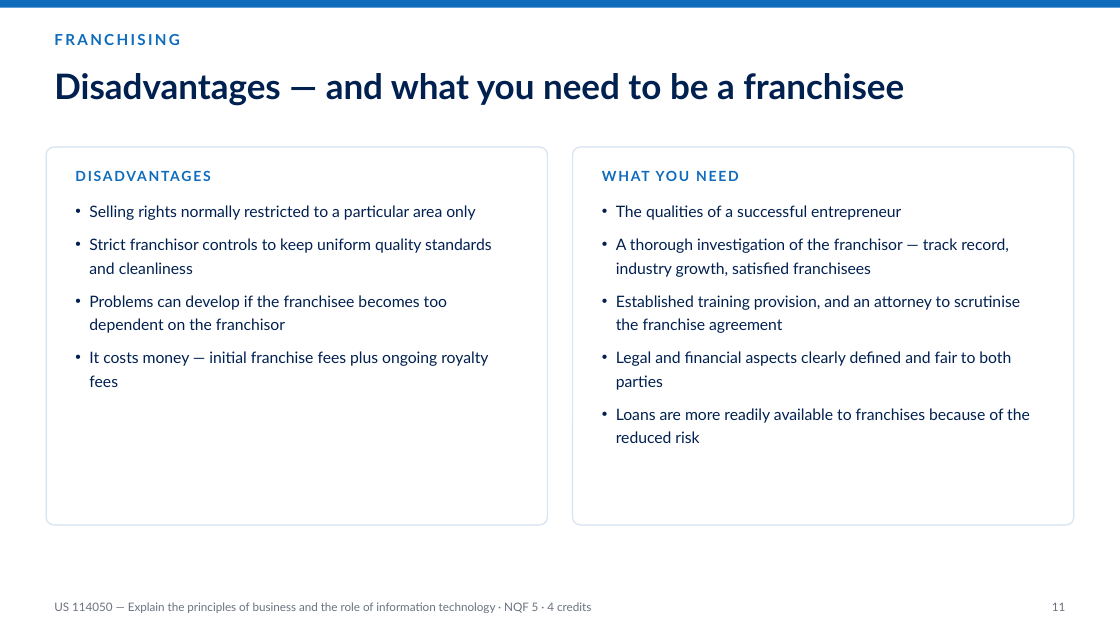
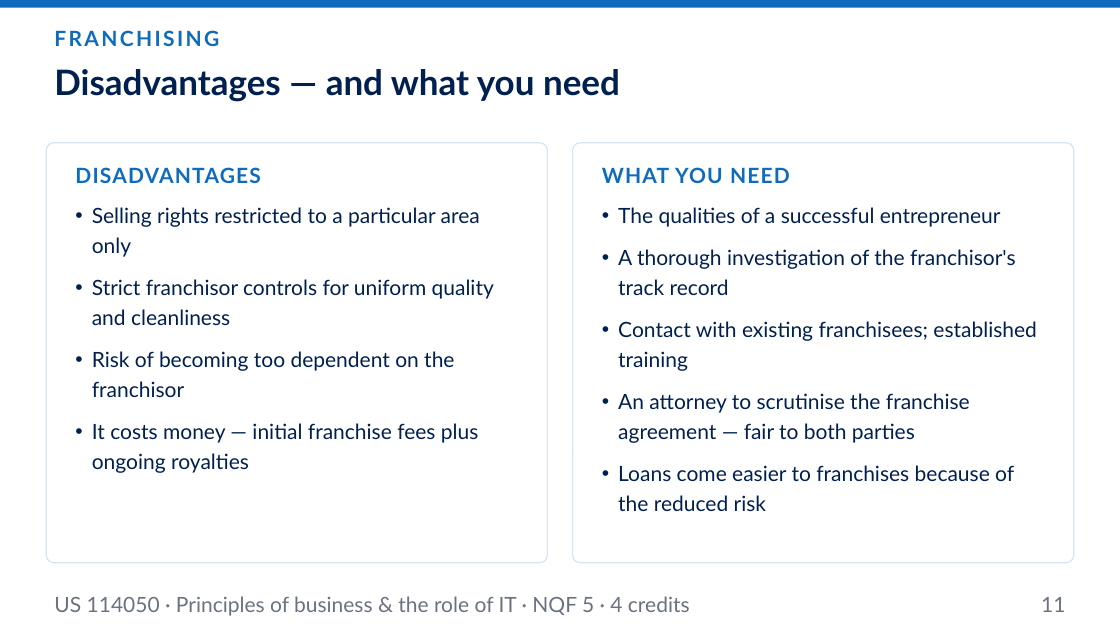
Before and after one commit to andrekyle/ITsystemsupport, a slide deck: slide 11 of public/downloads/US-114050-Principles-of-Business.pptx. Drawn at 1120x630 pixels with LibreOffice and Linux fonts; fonts in the diff are those of the drawing. Boxes give left, top, right and bottom in pixels: in the first picture for what was removed or moved away, otherwise in the second. Text is boxed around its words. In the diff, an @@ line names an element or a change of style, - is before the commit and + after.

```diff
--- a/public/downloads/US-114050-Principles-of-Business.pptx
+++ b/public/downloads/US-114050-Principles-of-Business.pptx
@@ text "FRANCHISING" at (x1=54, y1=30, x2=219, y2=46): size 13 to 18 pt @@
@@ text at (x1=54, y1=69, x2=620, y2=102): text changed @@
-Disadvantages — and what you need to be a franchisee
+Disadvantages — and what you need
@@ rounded rectangle resized from (x1=46, y1=147, x2=547, y2=525) to (x1=46, y1=143, x2=547, y2=563) @@
@@ rounded rectangle at (x1=46, y1=143, x2=547, y2=563): proportions changed @@
@@ rounded rectangle at (x1=573, y1=143, x2=1074, y2=563): proportions changed @@
@@ rounded rectangle resized from (x1=573, y1=147, x2=1074, y2=525) to (x1=573, y1=143, x2=1074, y2=563) @@
@@ text "DISADVANTAGES" at (x1=75, y1=167, x2=260, y2=183): size 12 to 18 pt, letter spacing 1.5 to 1 pt @@
@@ text "WHAT YOU NEED" at (x1=602, y1=167, x2=790, y2=183): size 12 to 18 pt, letter spacing 1.5 to 1 pt @@
@@ text at (x1=92, y1=207, x2=494, y2=473): text changed; size 13.5 to 18 pt @@
-• Selling rights normally restricted to a particular area only
-• Strict franchisor controls to keep uniform quality standards and cleanliness
-• Problems can develop if the franchisee becomes too dependent on the franchisor
-• It costs money — initial franchise fees plus ongoing royalty fees
+• Selling rights restricted to a particular area only
+• Strict franchisor controls for uniform quality and cleanliness
+• Risk of becoming too dependent on the franchisor
+• It costs money — initial franchise fees plus ongoing royalties
@@ text at (x1=618, y1=207, x2=1001, y2=227): size 13.5 to 18 pt in "The qualities of a successful entrepreneur"; indent changed; line spacing 1.25 to 1.2; more space between paragraphs @@
@@ text at (x1=618, y1=249, x2=1037, y2=511): text changed; size 13.5 to 18 pt @@
-• A thorough investigation of the franchisor — track record, industry growth, satisfied franchisees
-• Established training provision, and an attorney to scrutinise the franchise agreement
-• Legal and financial aspects clearly defined and fair to both parties
-• Loans are more readily available to franchises because of the reduced risk
+• A thorough investigation of the franchisor's track record
+• Contact with existing franchisees; established training
+• An attorney to scrutinise the franchise agreement — fair to both parties
+• Loans come easier to franchises because of the reduced risk
@@ text at (x1=54, y1=596, x2=690, y2=616): text changed; size 10 to 18 pt @@
-US 114050 — Explain the principles of business and the role of information technology · NQF 5 · 4 credits
+US 114050 · Principles of business & the role of IT · NQF 5 · 4 credits
@@ text "11" moved from (x1=1052, y1=602, x2=1065, y2=611) to (x1=1041, y1=597, x2=1065, y2=612) @@
@@ text "11" at (x1=1041, y1=597, x2=1065, y2=612): size 10 to 18 pt @@
```
Also in this commit, not shown: 17 other slides changed, 1 slide added, 1 other file.
